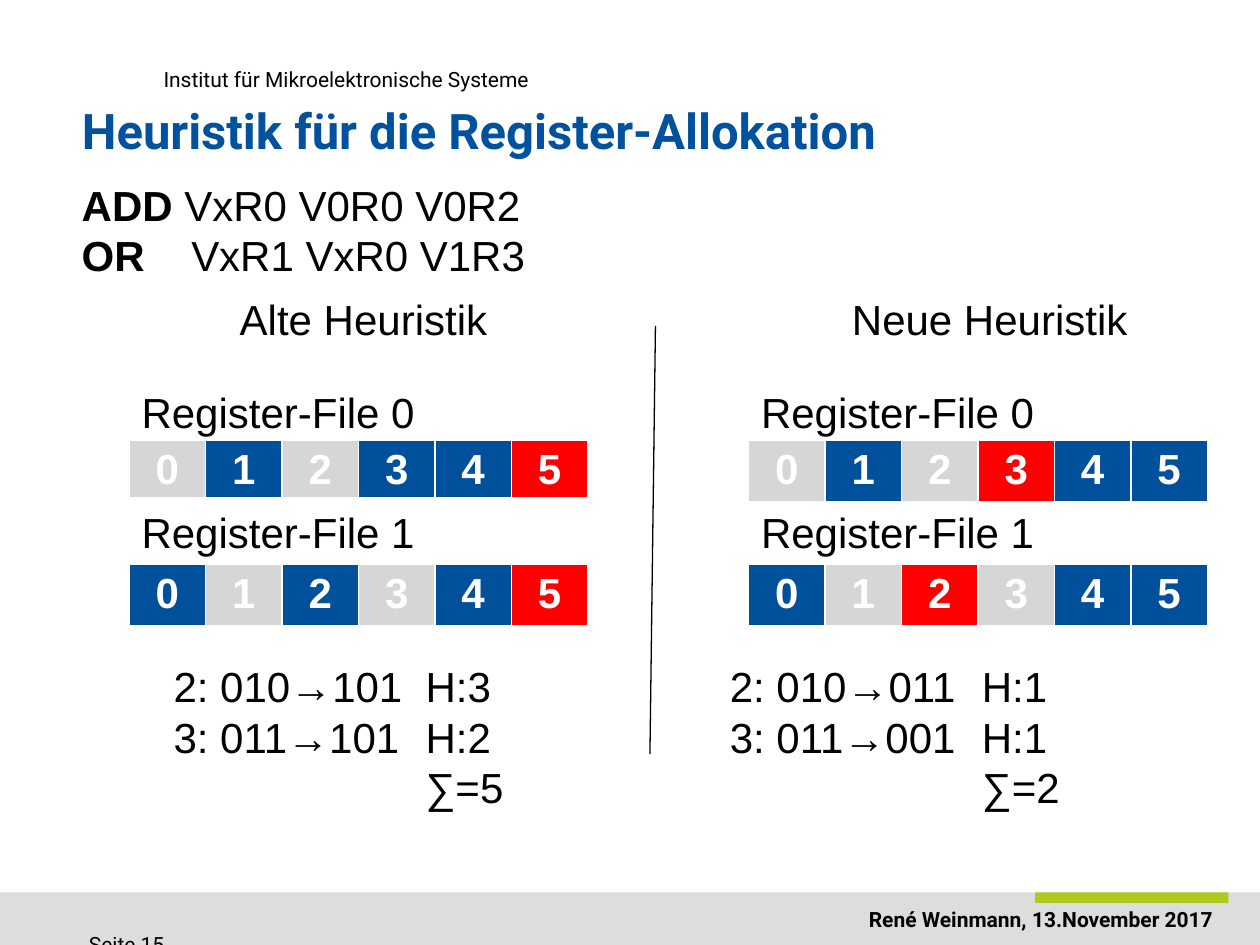
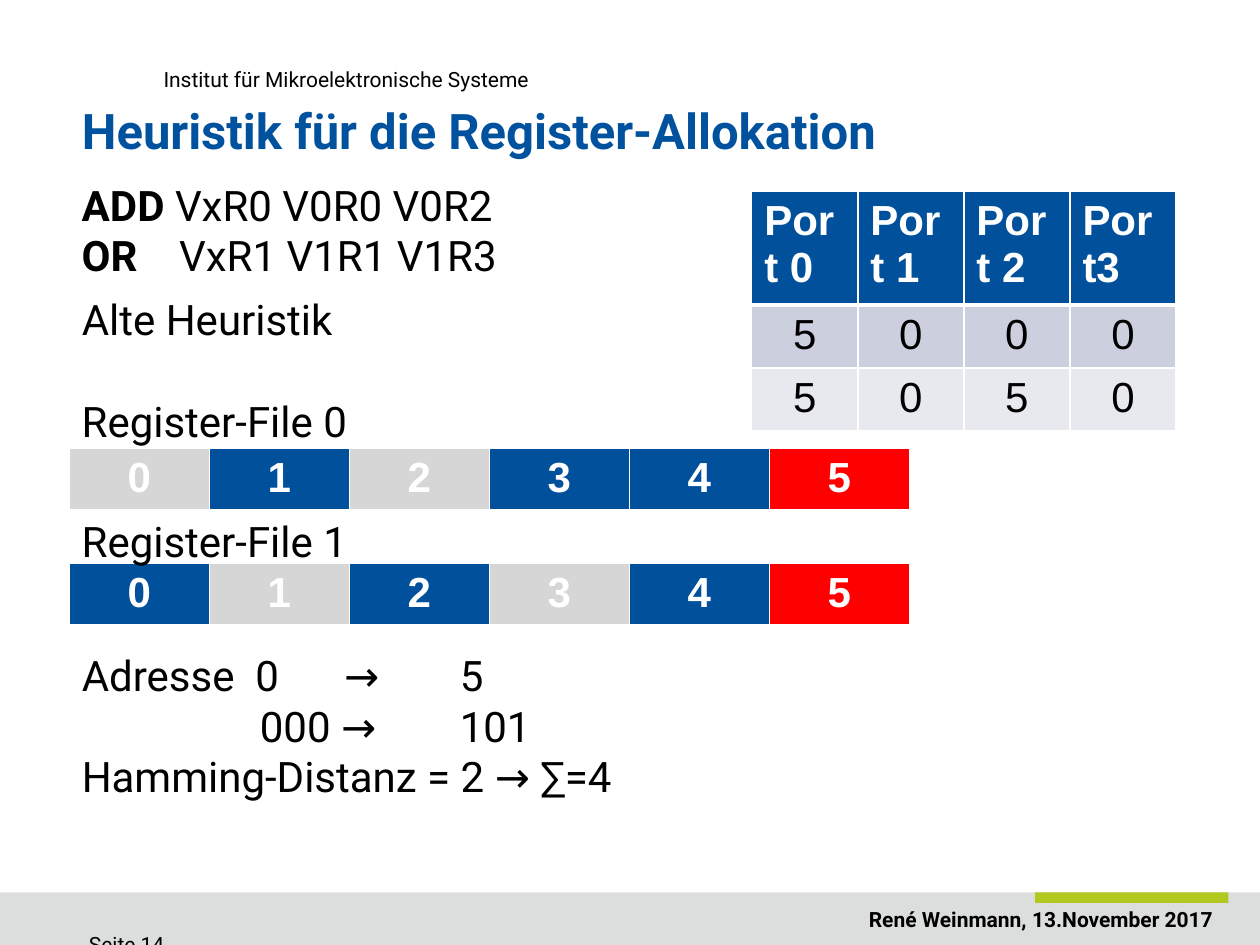
Before and after one commit to ReneWeinmann/Masterarbeit, a slide deck: slide 14 of Presentation_Rene_Weinmann.pptx (slide 15 before the commit). Drawn at 1260x945 pixels with LibreOffice and Linux fonts; fonts in the diff are those of the drawing; background and template pictures are left out. Boxes give left, top, right and bottom in pixels: in the first picture for what was removed or moved away, otherwise in the second. Text is boxed around its words. In the diff, an @@ line names an element or a change of style, - is before the commit and + after.

```diff
--- a/Presentation_Rene_Weinmann.pptx
+++ b/Presentation_Rene_Weinmann.pptx
@@ text at [82, 190, 493, 222]: font Arial to Roboto in "ADD VxR0 V0R0 V0R2" @@
@@ table added at [752, 192, 1176, 417], 3 rows, 4 columns @@
+Port 0 | Port 1 | Port 2 | Port3
+5 | 0 | 0 | 0
+5 | 0 | 5 | 0
@@ text at [82, 240, 497, 272]: text changed; font Arial to Roboto @@
-OR VxR1 VxR0 V1R3
+OR VxR1 V1R1 V1R3
@@ text "Alte Heuristik": place and size @@
-text "Alte Heuristik" at [240, 304, 487, 336]
+text "Alte Heuristik" at [82, 303, 333, 336]
@@ line removed from (655, 326) to (650, 755) @@
@@ text removed at [852, 304, 1127, 336] @@
-Neue Heuristik
@@ text "Register-File 0": place and size @@
-text "Register-File 0" at [142, 397, 414, 437]
+text "Register-File 0" at [82, 405, 347, 446]
@@ text removed at [761, 397, 1034, 437] @@
-Register-File 0
@@ table: place and size @@
-table at [130, 440, 591, 815]
+table at [69, 449, 908, 500]
@@ table removed at [748, 440, 1210, 490], 1 rows, 6 columns @@
-0 | 1 | 2 | 3 | 4 | 5
@@ font Arial to Roboto in 3 elements at [82, 303, 333, 336], [82, 405, 347, 446], [82, 525, 347, 567] @@
@@ text "Register-File 1": place and size @@
-text "Register-File 1" at [142, 517, 414, 556]
+text "Register-File 1" at [82, 525, 347, 567]
@@ text removed at [761, 517, 1034, 556] @@
-Register-File 1
@@ table: place and size @@
-table at [130, 563, 591, 614]
+table at [69, 563, 908, 615]
@@ table removed at [748, 563, 1210, 614], 1 rows, 6 columns @@
-0 | 1 | 2 | 3 | 4 | 5
@@ text added at [82, 659, 611, 801], 24 pt, text #000000 @@
+Adresse 0 → 5
+000 → 101
+Hamming-Distanz = 2 → ∑=4
@@ text removed at [174, 672, 491, 754] @@
-2: 010→101 H:3
-3: 011→101 H:2
-∑=5
@@ text removed at [730, 672, 1060, 811] @@
-2: 010→011 H:1
-3: 011→001 H:1
-∑=2
```
Also in this commit, not shown: 9 other slides changed, 3 slides added.
